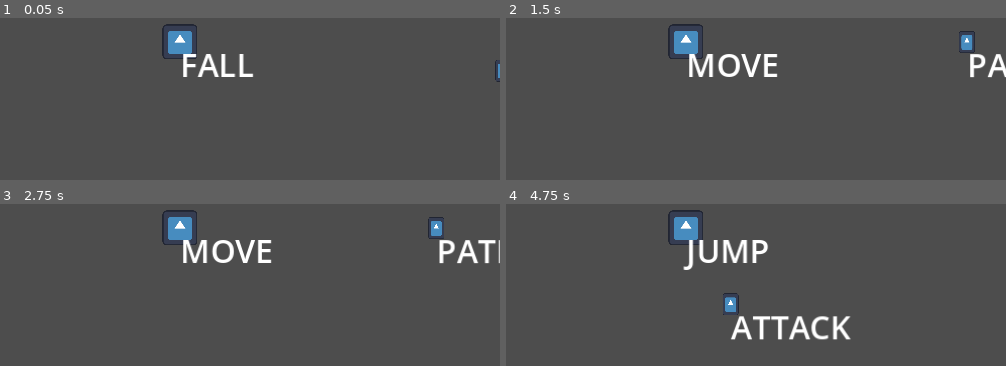
Above: before the commit, frames 1-4 (two rows, left to right).
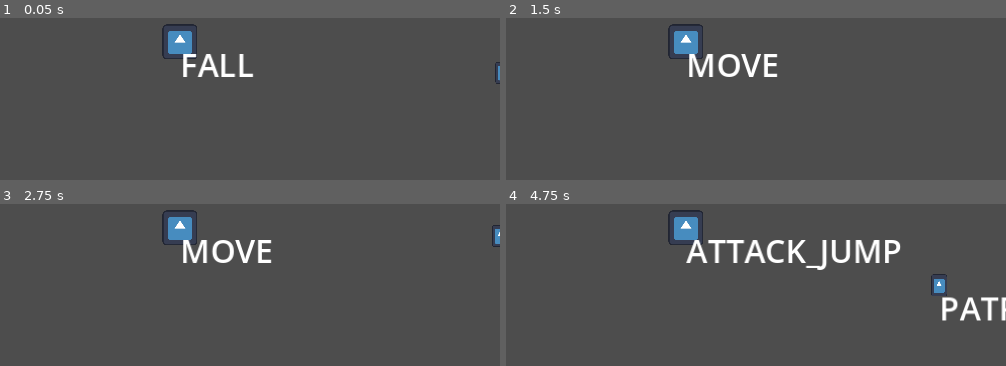
Above: after the commit, the same moments.

Repository: EndlessEndless1999/caveman-dave
Game: Godot game, scene res://Environments/World.tscn
The game is run twice, just before and just after one commit, with the same random seed, the same clock (stepped at 60 frames per second) and the same inputs. The engine's default icon, where the game draws it, is replaced by a stand-in: a white triangle on a blue panel in a dark square.
Inputs:
- Up to frame 1 (0.05 s): no input
- Up to frame 2 (1.5 s): tap Enter at 0.5 s; hold D (MoveRight) from 0.53 s (still down); tap Q (Attack, bound only after the commit) at 0.6 s; tap Space (Jump) at 0.77 s; tap X (Climb) at 1.35 s
- Up to frame 3 (2.75 s): tap Space (Jump) at 1.52 s; tap Q (Attack, bound only after the commit) at 1.55, 2.3 s; release D (MoveRight) at 2.03 s; hold A (MoveLeft) from 2.03 s (still down); tap Z (Dash) at 2.1 s
- Up to frame 4 (4.75 s): release A (MoveLeft) at 2.78 s; hold D (MoveRight) 2.78-4.28 s; tap Q (Attack, bound only after the commit) at 2.85, 3.6, 4.55 s; tap Space (Jump) at 3.02, 3.77, 4.52 s; hold A (MoveLeft) from 4.28 s (still down); tap X (Climb) at 4.35 s

The runs differ from the first frame. In frame 1, less than 0.1% of the frame differs, in the area x 99-100%, y 25-41%; in frame 2, 0.8%; in frame 3, 1.2%; in frame 4, 6.3%, in the area x 35-100%, y 22-84%.

Commit message:
add player attacks + enemy patrol

Diff:
--- a/Environments/World.tscn
+++ b/Environments/World.tscn
@@ -46,6 +46,7 @@
 [node name="Transition" type="Area2D" parent="."]
 position = Vector2(443, 153)
 script = ExtResource("2_5p881")
+target_scene = "res://Environments/World.tscn"
 
 [node name="CollisionShape2D" type="CollisionShape2D" parent="Transition"]
 position = Vector2(1, 0)
@@ -57,14 +58,17 @@
 [node name="Shadow" parent="." instance=ExtResource("5_j4jo1")]
 position = Vector2(221, 204)
 
+[node name="CollisionShape2D" parent="Shadow/CharacterDetector" index="0"]
+position = Vector2(0, -0.5)
+
 [node name="CharacterMover" parent="Shadow" index="3"]
 max_speed = 50.0
 
 [node name="Marker2D" type="Marker2D" parent="Shadow/PatrolNodes" index="0"]
-position = Vector2(281, 204)
+position = Vector2(281, 214)
 
 [node name="Marker2D2" type="Marker2D" parent="Shadow/PatrolNodes" index="1"]
-position = Vector2(162, 204)
+position = Vector2(162, 214)
 
 [connection signal="body_entered" from="Transition" to="Transition" method="_on_body_entered"]
 
--- a/Scenes/Entities/Actors/Shadow/Shadow.tscn
+++ b/Scenes/Entities/Actors/Shadow/Shadow.tscn
@@ -11,7 +11,7 @@
 height = 12.0
 
 [sub_resource type="RectangleShape2D" id="RectangleShape2D_24c66"]
-size = Vector2(90, 20)
+size = Vector2(90, 11)
 
 [node name="Shadow" type="CharacterBody2D" node_paths=PackedStringArray("character_detector", "character_mover")]
 script = ExtResource("1_v6put")
--- /dev/null
+++ b/Scenes/Entities/Player/ATTACK_FALL.tscn
@@ -0,0 +1,12 @@
+[gd_scene load_steps=2 format=3 uid="uid://2631l2aq8cim"]
+
+[ext_resource type="Script" path="res://Scripts/ATTACK_FALL.gd" id="1_hdbro"]
+
+[node name="ATTACK_FALL" type="Node"]
+script = ExtResource("1_hdbro")
+
+[node name="Timer" type="Timer" parent="."]
+wait_time = 0.3
+one_shot = true
+
+[connection signal="timeout" from="Timer" to="." method="_on_timer_timeout"]
--- /dev/null
+++ b/Scenes/Entities/Player/ATTACK_GROUND.tscn
@@ -0,0 +1,12 @@
+[gd_scene load_steps=2 format=3 uid="uid://t6elg4gngm07"]
+
+[ext_resource type="Script" path="res://Scripts/ATTACK_GROUND.gd" id="1_mohcu"]
+
+[node name="ATTACK_GROUND" type="Node"]
+script = ExtResource("1_mohcu")
+
+[node name="Timer" type="Timer" parent="."]
+wait_time = 0.3
+one_shot = true
+
+[connection signal="timeout" from="Timer" to="." method="_on_timer_timeout"]
--- /dev/null
+++ b/Scenes/Entities/Player/ATTACK_JUMP.tscn
@@ -0,0 +1,12 @@
+[gd_scene load_steps=2 format=3 uid="uid://giyu2lrnckoo"]
+
+[ext_resource type="Script" path="res://Scripts/ATTACK_JUMP.gd" id="1_1tjwa"]
+
+[node name="ATTACK_JUMP" type="Node"]
+script = ExtResource("1_1tjwa")
+
+[node name="Timer" type="Timer" parent="."]
+wait_time = 0.3
+one_shot = true
+
+[connection signal="timeout" from="Timer" to="." method="_on_timer_timeout"]
--- a/Scenes/Entities/Player/Character.tscn
+++ b/Scenes/Entities/Player/Character.tscn
@@ -9,6 +9,9 @@
 [ext_resource type="PackedScene" uid="uid://dyr148up4j8gl" path="res://Scenes/Entities/Player/FALL.tscn" id="6_yhvhn"]
 [ext_resource type="PackedScene" uid="uid://dap6d4ob5myxl" path="res://Scenes/Entities/Player/DASH.tscn" id="8_axmec"]
 [ext_resource type="PackedScene" uid="uid://djsx2oj14ju8v" path="res://Scenes/Entities/Player/SLIDE.tscn" id="9_r2chd"]
+[ext_resource type="PackedScene" uid="uid://t6elg4gngm07" path="res://Scenes/Entities/Player/ATTACK_GROUND.tscn" id="10_qo76x"]
+[ext_resource type="PackedScene" uid="uid://giyu2lrnckoo" path="res://Scenes/Entities/Player/ATTACK_JUMP.tscn" id="11_uivd5"]
+[ext_resource type="PackedScene" uid="uid://2631l2aq8cim" path="res://Scenes/Entities/Player/ATTACK_FALL.tscn" id="12_4oq02"]
 
 [sub_resource type="RectangleShape2D" id="RectangleShape2D_0gu11"]
 
@@ -42,6 +45,12 @@
 
 [node name="SLIDE" parent="STATES" instance=ExtResource("9_r2chd")]
 
+[node name="ATTACK_GROUND" parent="STATES" instance=ExtResource("10_qo76x")]
+
+[node name="ATTACK_JUMP" parent="STATES" instance=ExtResource("11_uivd5")]
+
+[node name="ATTACK_FALL" parent="STATES" instance=ExtResource("12_4oq02")]
+
 [node name="Label" type="Label" parent="."]
 offset_right = 40.0
 offset_bottom = 23.0
--- /dev/null
+++ b/Scripts/ATTACK_FALL.gd
@@ -0,0 +1,23 @@
+extends State
+
+@onready var timer = $Timer
+
+var attacking = true
+
+func update(delta):
+	print('FALL ATTACK')
+	if !attacking:
+		return STATES.FALL
+	return null
+
+
+func enter_state():
+	timer.start()
+
+func exit_state():
+	attacking = true
+
+
+
+func _on_timer_timeout():
+	attacking = false
--- /dev/null
+++ b/Scripts/ATTACK_GROUND.gd
@@ -0,0 +1,24 @@
+extends State
+
+@onready var timer = $Timer
+
+var attacking = true
+
+func update(delta):
+	print('GROUND ATTACK')
+	Player.velocity = Vector2.ZERO
+	if !attacking:
+		return STATES.IDLE
+	return null
+
+
+func enter_state():
+	timer.start()
+
+func exit_state():
+	attacking = true
+
+
+
+func _on_timer_timeout():
+	attacking = false
--- /dev/null
+++ b/Scripts/ATTACK_JUMP.gd
@@ -0,0 +1,25 @@
+extends State
+
+@onready var timer = $Timer
+
+var attacking = true
+
+func update(delta):
+	print('JUMP ATTACK')
+	if !attacking:
+		return STATES.FALL
+	return null
+
+
+func enter_state():
+	timer.start()
+	Player.velocity.y = Player.ATTACK_JUMP_VELOCITY
+
+func exit_state():
+	attacking = true
+
+
+
+func _on_timer_timeout():
+	attacking = false
+	print('TIMEOUT')
--- a/Scripts/ActorScripts/Shadow.gd
+++ b/Scripts/ActorScripts/Shadow.gd
@@ -1,5 +1,12 @@
 extends CharacterBody2D
 class_name Shadow
+
+var gravity_value = ProjectSettings.get_setting("physics/2d/default_gravity")
+
+func gravity(delta):
+	if not is_on_floor():
+		print('GRAVIT')
+		velocity.y += gravity_value * delta
 
 enum STATES {IDLE, PATROL, ATTACK, DEAD}
 var current_state = STATES.IDLE
--- a/Scripts/Character.gd
+++ b/Scripts/Character.gd
@@ -12,9 +12,12 @@
 var climb_input = false
 var dash_input = false
 
+var attack_input = false
+
 #player_movement
 const SPEED = 70.0
 const JUMP_VELOCITY = -200.0
+const ATTACK_JUMP_VELOCITY = -100
 var last_direction = Vector2.RIGHT
 
 #MECHANICS
@@ -74,6 +77,12 @@
 	if Input.is_action_pressed("MoveDown"):
 		movement_input.y += 1
 
+	#ATTACKS
+	if Input.is_action_just_pressed("Attack"):
+		attack_input = true
+	else:
+		attack_input = false
+
 	#JUMPS
 	if Input.is_action_pressed("Jump"):
 		jump_input = true
--- a/Scripts/ComponentScripts/CharacterMover.gd
+++ b/Scripts/ComponentScripts/CharacterMover.gd
@@ -1,12 +1,13 @@
 extends Node
 class_name CharacterMover
+
+
 
 @export var body_to_move : CharacterBody2D
 
 @export var max_speed = 10.0
 var movement_vector : Vector2
 var goal_pos : Vector2
-
 
 # Called every frame. 'delta' is the elapsed time since the previous frame.
 func _process(delta):
@@ -15,10 +16,10 @@
 
 	var our_pos = body_to_move.global_position
 	movement_vector = goal_pos - our_pos
-	movement_vector.y = 0
 	movement_vector = movement_vector.normalized()
 	body_to_move.velocity = movement_vector * max_speed
-	body_to_move.velocity.y = 0
+
+	body_to_move.gravity(delta)
 
 	body_to_move.move_and_slide()
 
--- a/Scripts/FALL.gd
+++ b/Scripts/FALL.gd
@@ -12,6 +12,10 @@
 		return STATES.IDLE
 	if Player.dash_input and Player.can_dash:
 		return STATES.DASH
+	if can_jump and Player.attack_input:
+		return STATES.ATTACK_JUMP
+	if Player.attack_input:
+		return STATES.ATTACK_FALL
 	if Player.get_next_to_wall() != null:
 		return STATES.SLIDE
 	if Player.jump_input_actuation and can_jump == true:
--- a/Scripts/IDLE.gd
+++ b/Scripts/IDLE.gd
@@ -3,6 +3,8 @@
 
 func update(delta):
 	Player.gravity(delta)
+	if Player.attack_input:
+		return STATES.ATTACK_GROUND
 	if Player.movement_input.x != 0:
 		return STATES.MOVE
 	if Player.jump_input_actuation == true:
--- a/Scripts/JUMP.gd
+++ b/Scripts/JUMP.gd
@@ -4,6 +4,8 @@
 func update(delta):
 	Player.gravity(delta)
 	player_movement()
+	if Player.attack_input:
+		return STATES.ATTACK_JUMP
 	if Player.velocity.y > 0:
 		return STATES.FALL
 	if Player.dash_input and Player.can_dash:
--- a/Scripts/MOVE.gd
+++ b/Scripts/MOVE.gd
@@ -4,6 +4,8 @@
 func update(delta):
 	Player.gravity(delta)
 	player_movement()
+	if Player.attack_input:
+		return STATES.ATTACK_GROUND
 	if Player.velocity.x == 0:
 		return STATES.IDLE
 	if Player.velocity.y > 0:
--- a/Scripts/STATES.gd
+++ b/Scripts/STATES.gd
@@ -6,6 +6,10 @@
 @onready var FALL = $FALL
 @onready var DASH = $DASH
 @onready var SLIDE = $SLIDE
+
+@onready var ATTACK_GROUND = $ATTACK_GROUND
+@onready var ATTACK_JUMP = $ATTACK_JUMP
+@onready var ATTACK_FALL = $ATTACK_FALL
 
 
 # Called when the node enters the scene tree for the first time.
--- a/Scripts/Transition.gd
+++ b/Scripts/Transition.gd
@@ -2,9 +2,9 @@
 
 @onready var player = $"../CharacterBody"
 
-
+@export var target_scene : String
 
 
 func _on_body_entered(body):
 	if body == player:
-		DefaultTransition.change_scene("res://Environments/Default_Level.tscn")
+		DefaultTransition.change_scene(target_scene)
--- a/project.godot
+++ b/project.godot
@@ -32,39 +32,52 @@
 "deadzone": 0.5,
 "events": [Object(InputEventKey,"resource_local_to_scene":false,"resource_name":"","device":-1,"window_id":0,"alt_pressed":false,"shift_pressed":false,"ctrl_pressed":false,"meta_pressed":false,"pressed":false,"keycode":0,"physical_keycode":32,"key_label":0,"unicode":32,"echo":false,"script":null)
 , Object(InputEventKey,"resource_local_to_scene":false,"resource_name":"","device":-1,"window_id":0,"alt_pressed":false,"shift_pressed":false,"ctrl_pressed":false,"meta_pressed":false,"pressed":false,"keycode":0,"physical_keycode":67,"key_label":0,"unicode":99,"echo":false,"script":null)
+, Object(InputEventJoypadButton,"resource_local_to_scene":false,"resource_name":"","device":-1,"button_index":1,"pressure":0.0,"pressed":true,"script":null)
 ]
 }
 Climb={
 "deadzone": 0.5,
 "events": [Object(InputEventKey,"resource_local_to_scene":false,"resource_name":"","device":-1,"window_id":0,"alt_pressed":false,"shift_pressed":false,"ctrl_pressed":false,"meta_pressed":false,"pressed":false,"keycode":0,"physical_keycode":88,"key_label":0,"unicode":120,"echo":false,"script":null)
+, Object(InputEventJoypadButton,"resource_local_to_scene":false,"resource_name":"","device":-1,"button_index":6,"pressure":0.0,"pressed":true,"script":null)
 ]
 }
 Dash={
 "deadzone": 0.5,
 "events": [Object(InputEventKey,"resource_local_to_scene":false,"resource_name":"","device":-1,"window_id":0,"alt_pressed":false,"shift_pressed":false,"ctrl_pressed":false,"meta_pressed":false,"pressed":false,"keycode":0,"physical_keycode":90,"key_label":0,"unicode":122,"echo":false,"script":null)
+, Object(InputEventJoypadButton,"resource_local_to_scene":false,"resource_name":"","device":-1,"button_index":7,"pressure":0.0,"pressed":true,"script":null)
 ]
 }
 MoveUp={
 "deadzone": 0.5,
 "events": [Object(InputEventKey,"resource_local_to_scene":false,"resource_name":"","device":-1,"window_id":0,"alt_pressed":false,"shift_pressed":false,"ctrl_pressed":false,"meta_pressed":false,"pressed":false,"keycode":0,"physical_keycode":87,"key_label":0,"unicode":119,"echo":false,"script":null)
 , Object(InputEventKey,"resource_local_to_scene":false,"resource_name":"","device":-1,"window_id":0,"alt_pressed":false,"shift_pressed":false,"ctrl_pressed":false,"meta_pressed":false,"pressed":false,"keycode":0,"physical_keycode":4194320,"key_label":0,"unicode":0,"echo":false,"script":null)
+, Object(InputEventJoypadMotion,"resource_local_to_scene":false,"resource_name":"","device":-1,"axis":1,"axis_value":-1.0,"script":null)
 ]
 }
 MoveDown={
 "deadzone": 0.5,
 "events": [Object(InputEventKey,"resource_local_to_scene":false,"resource_name":"","device":-1,"window_id":0,"alt_pressed":false,"shift_pressed":false,"ctrl_pressed":false,"meta_pressed":false,"pressed":false,"keycode":0,"physical_keycode":83,"key_label":0,"unicode":115,"echo":false,"script":null)
 , Object(InputEventKey,"resource_local_to_scene":false,"resource_name":"","device":-1,"window_id":0,"alt_pressed":false,"shift_pressed":false,"ctrl_pressed":false,"meta_pressed":false,"pressed":false,"keycode":0,"physical_keycode":4194322,"key_label":0,"unicode":0,"echo":false,"script":null)
+, Object(InputEventJoypadMotion,"resource_local_to_scene":false,"resource_name":"","device":-1,"axis":1,"axis_value":1.0,"script":null)
 ]
 }
 MoveRight={
 "deadzone": 0.5,
 "events": [Object(InputEventKey,"resource_local_to_scene":false,"resource_name":"","device":-1,"window_id":0,"alt_pressed":false,"shift_pressed":false,"ctrl_pressed":false,"meta_pressed":false,"pressed":false,"keycode":0,"physical_keycode":68,"key_label":0,"unicode":100,"echo":false,"script":null)
 , Object(InputEventKey,"resource_local_to_scene":false,"resource_name":"","device":-1,"window_id":0,"alt_pressed":false,"shift_pressed":false,"ctrl_pressed":false,"meta_pressed":false,"pressed":false,"keycode":0,"physical_keycode":4194321,"key_label":0,"unicode":0,"echo":false,"script":null)
+, Object(InputEventJoypadMotion,"resource_local_to_scene":false,"resource_name":"","device":-1,"axis":0,"axis_value":1.0,"script":null)
 ]
 }
 MoveLeft={
 "deadzone": 0.5,
 "events": [Object(InputEventKey,"resource_local_to_scene":false,"resource_name":"","device":-1,"window_id":0,"alt_pressed":false,"shift_pressed":false,"ctrl_pressed":false,"meta_pressed":false,"pressed":false,"keycode":0,"physical_keycode":65,"key_label":0,"unicode":97,"echo":false,"script":null)
 , Object(InputEventKey,"resource_local_to_scene":false,"resource_name":"","device":-1,"window_id":0,"alt_pressed":false,"shift_pressed":false,"ctrl_pressed":false,"meta_pressed":false,"pressed":false,"keycode":0,"physical_keycode":4194319,"key_label":0,"unicode":0,"echo":false,"script":null)
+, Object(InputEventJoypadMotion,"resource_local_to_scene":false,"resource_name":"","device":-1,"axis":0,"axis_value":-1.0,"script":null)
 ]
 }
+Attack={
+"deadzone": 0.5,
+"events": [Object(InputEventKey,"resource_local_to_scene":false,"resource_name":"","device":-1,"window_id":0,"alt_pressed":false,"shift_pressed":false,"ctrl_pressed":false,"meta_pressed":false,"pressed":false,"keycode":0,"physical_keycode":81,"key_label":0,"unicode":113,"echo":false,"script":null)
+, Object(InputEventJoypadButton,"resource_local_to_scene":false,"resource_name":"","device":-1,"button_index":0,"pressure":0.0,"pressed":true,"script":null)
+]
+}
Not shown: 1 places in Scenes/Entities/Player/Character.tscn that only renumber resources
